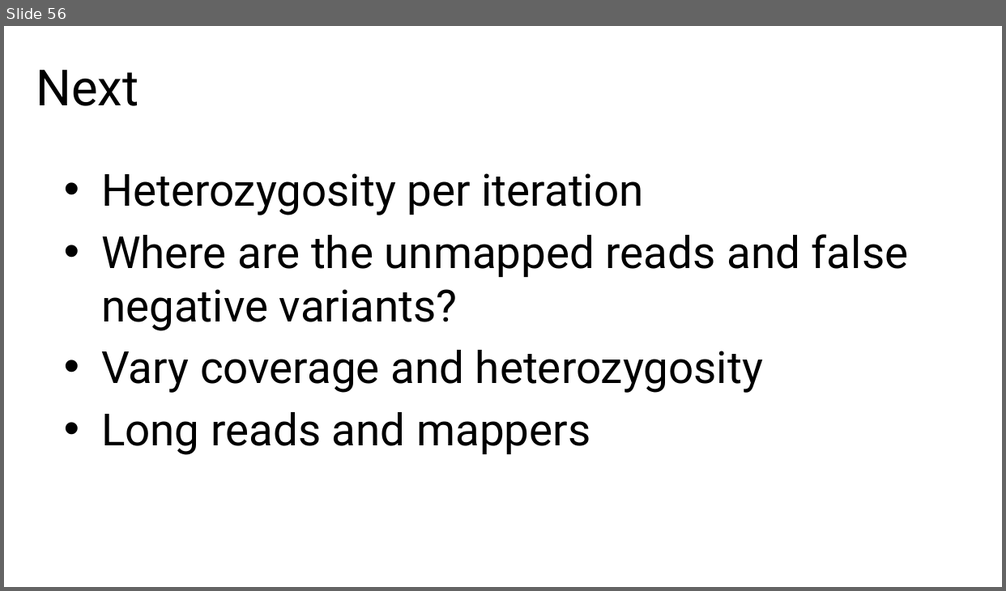
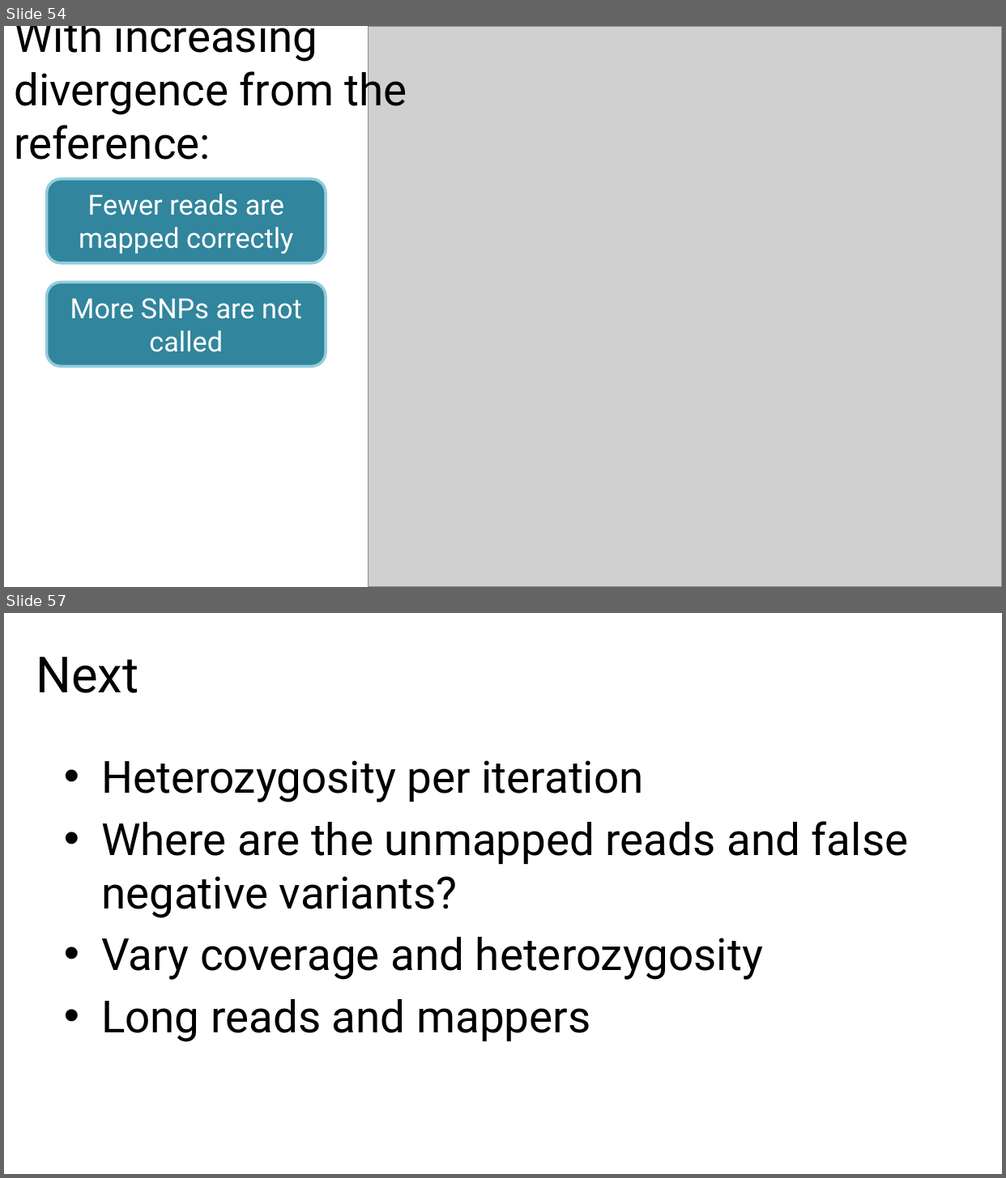
Before and after one commit to harvardinformatics/Mapping-simulations, a slide deck: evolution/Gregg-Thomas-2023-Evolution-notes.pptx. Shown one above the other, each under a label of ours: slide 56 before the commit, slides 54 and 57 after it; the slides between them are not shown. The pictures are 1006x591 and 1006x1178 pixels, drawn with LibreOffice and Linux fonts; fonts in the diff are those of the drawing; grey boxes stand for pictures. Boxes give left, top, right and bottom in pixels: in the first picture for what was removed or moved away, otherwise in the second. Text is boxed around its words. In the diff, an @@ line names an element or a change of style, - is before the commit and + after.

```diff
--- a/evolution/Gregg-Thomas-2023-Evolution-notes.pptx
+++ b/evolution/Gregg-Thomas-2023-Evolution-notes.pptx
@@ slide 54 added at (4, 26, 1002, 587), background #FFFFFF @@
@@ title added at (14, 26, 407, 160), 32 pt, text #000000 @@
+With increasing divergence from the reference:
@@ picture added at (368, 26, 1002, 587) @@
@@ rounded rectangle added at (47, 178, 326, 263), fill #31859C, outline #93CDDD 2 pt @@
@@ text added at (79, 194, 293, 254), 20 pt, text #FFFFFF @@
+Fewer reads are mapped correctly
@@ rounded rectangle added at (47, 283, 326, 366), fill #31859C, outline #93CDDD 2 pt @@
@@ text added at (70, 298, 302, 352), 20 pt, text #FFFFFF @@
+More SNPs are not called
@@ what was slide 56 is now slide 57 @@
```
Also in this commit, not shown: 5 slides changed, 8 other slides added, 5 slides removed, 6 other files.
